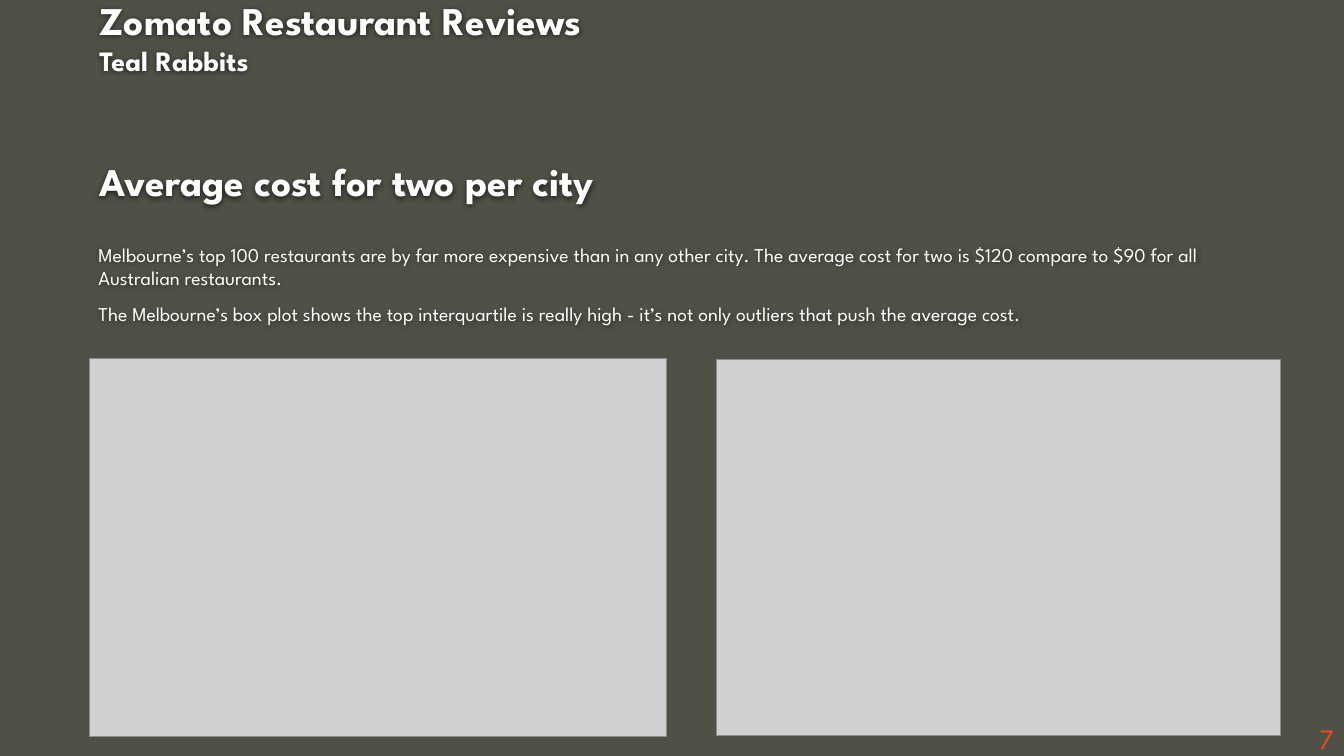
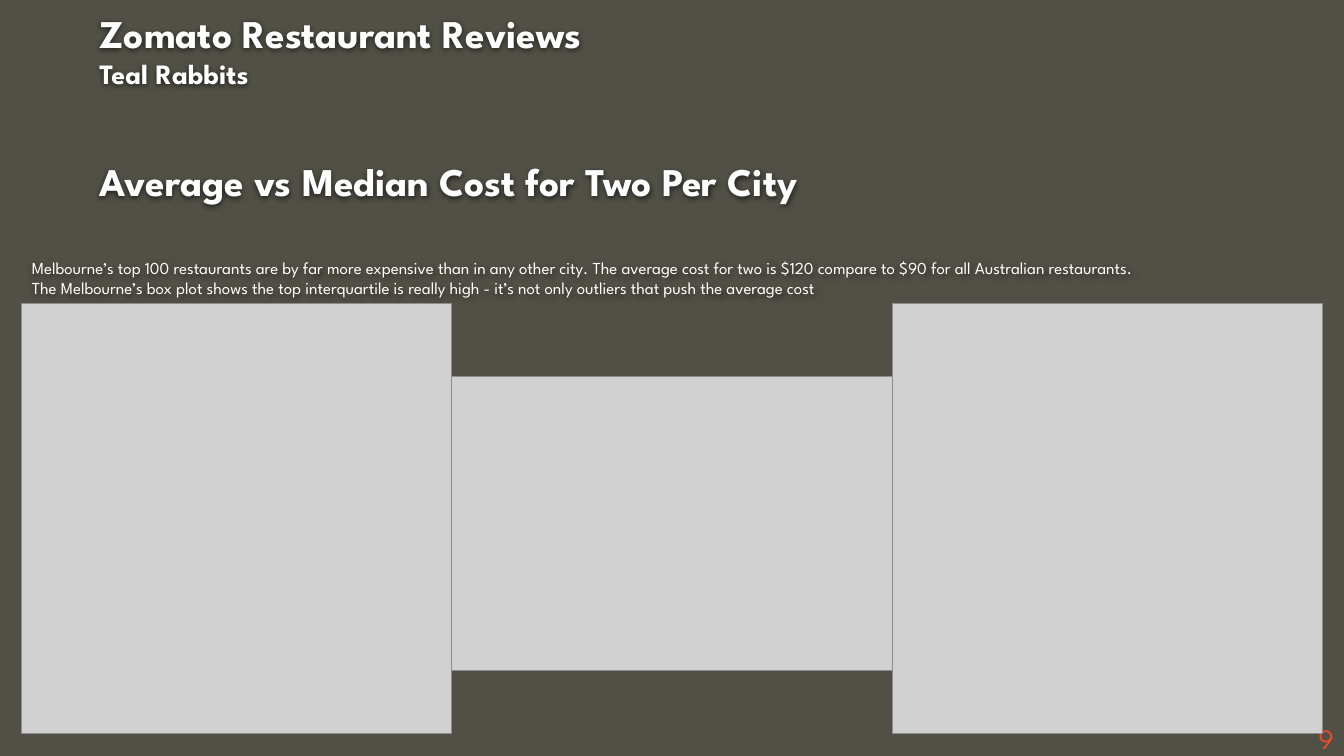
Before and after one commit to ashdrayton/Zomato-Restaurants-Reviews, a slide deck: slide 9 of Babette/Zomato_Presentation _BB.pptx (slide 7 before the commit). Drawn at 1344x756 pixels with LibreOffice and Linux fonts; fonts in the diff are those of the drawing; grey boxes stand for pictures; background and template pictures are left out. Boxes give left, top, right and bottom in pixels: in the first picture for what was removed or moved away, otherwise in the second. Text is boxed around its words. In the diff, an @@ line names an element or a change of style, - is before the commit and + after.

```diff
--- a/Babette/Zomato_Presentation _BB.pptx
+++ b/Babette/Zomato_Presentation _BB.pptx
@@ title at bbox=[99, 22, 798, 205]: text changed @@
-Zomato Restaurant Reviews
-Teal Rabbits
-Average cost for two per city
+Zomato Restaurant Reviews
+Teal Rabbits
+Average vs Median Cost for Two Per City
@@ text "Melbourne’s top 100 restaurants are ...": place and size @@
-text "Melbourne’s top 100 restaurants are ..." at bbox=[98, 247, 1197, 326]
+text "Melbourne’s top 100 restaurants are ..." at bbox=[32, 261, 1132, 298]
@@ text at bbox=[32, 261, 1132, 278]: size 14 to 12 pt in "Melbourne’s top 100 restaurants are by far ..."; less space between paragraphs @@
@@ text at bbox=[32, 277, 814, 298]: text changed; size 14 to 12 pt @@
-The Melbourne’s box plot shows the top interquartile is really high - it’s not only outliers that push the average cost.
+The Melbourne’s box plot shows the top interquartile is really high - it’s not only outliers that push the average cost
@@ picture: place and size @@
-picture at bbox=[90, 358, 666, 737]
+picture at bbox=[22, 303, 452, 733]
@@ picture added at bbox=[892, 303, 1322, 733] @@
@@ picture: place and size @@
-picture at bbox=[717, 360, 1281, 736]
+picture at bbox=[452, 377, 892, 670]
@@ page number at bbox=[1318, 721, 1333, 749]: text changed @@
-7
+9
```
Also in this commit, not shown: 3 other slides changed, 2 slides added, 12 other files.
